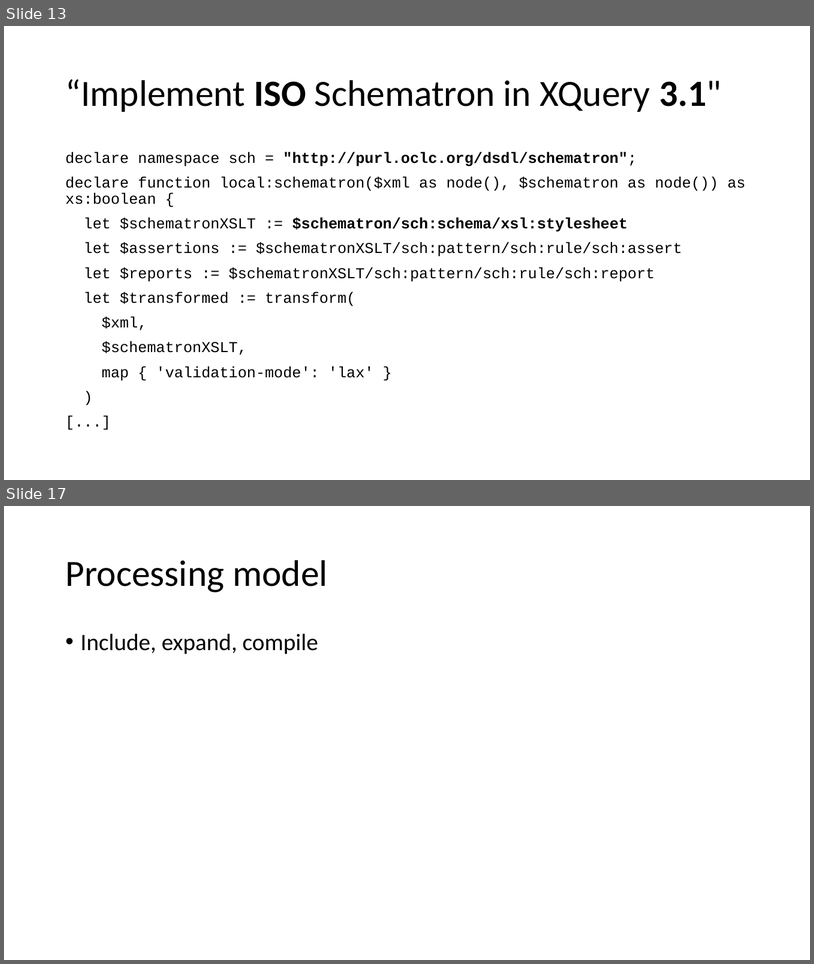
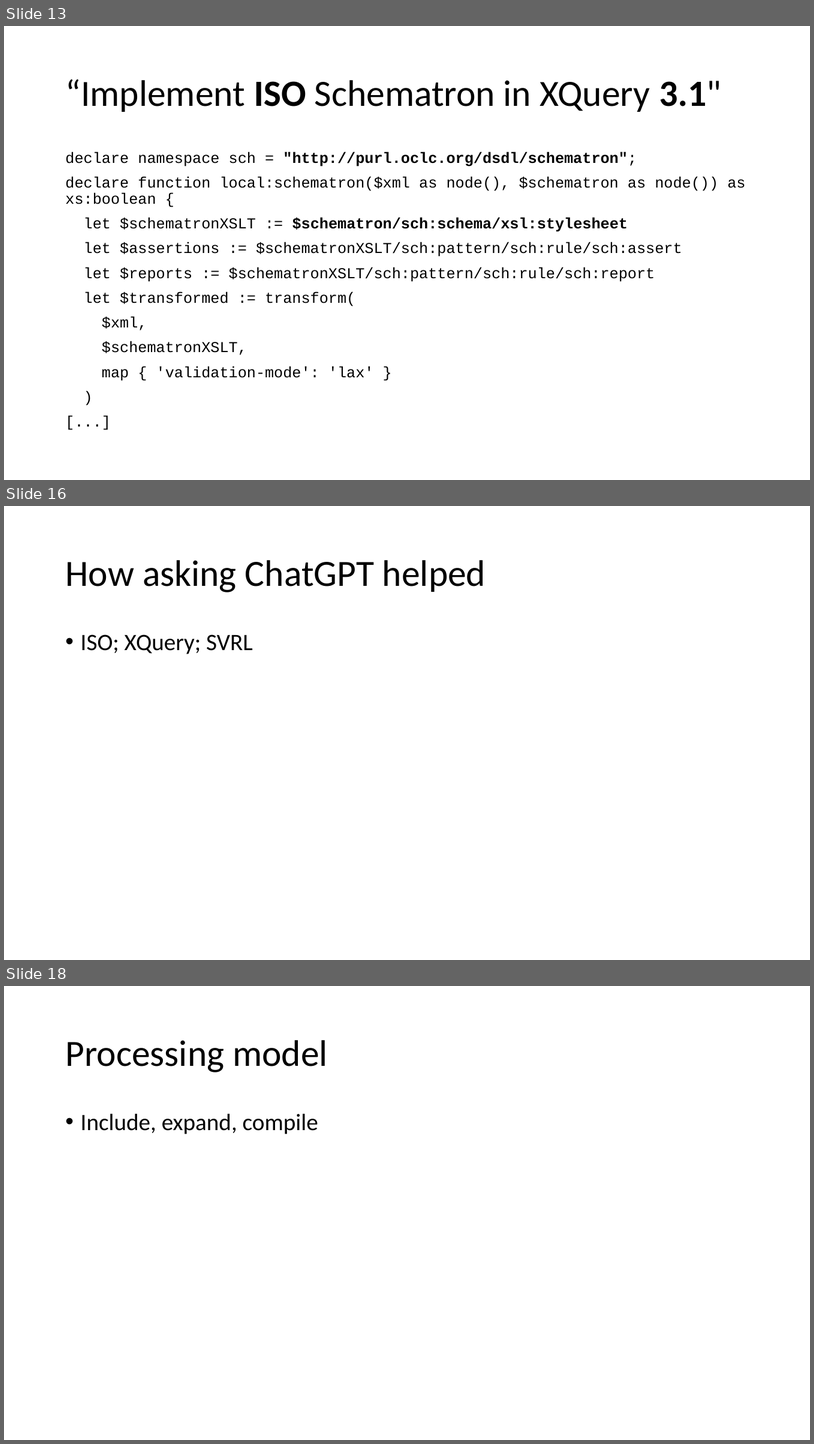
Before and after one commit to AndrewSales/XQS, a slide deck: Markup UK 2023 slides.pptx. Shown one above the other, each under a label of ours: slides 13 and 17 before the commit, slides 13, 16 and 18 after it; the slides between them are not shown. The pictures are 814x964 and 814x1444 pixels, drawn with LibreOffice and Linux fonts; fonts in the diff are those of the drawing. Boxes give left, top, right and bottom in pixels: in the first picture for what was removed or moved away, otherwise in the second. Text is boxed around its words. In the diff, an @@ line names an element or a change of style, - is before the commit and + after.

```diff
--- a/Markup UK 2023 slides.pptx
+++ b/Markup UK 2023 slides.pptx
@@ slide 16 added at (4,506,810,960), background #FFFFFF @@
@@ title added at (65,560,486,592), 44 pt, text #000000 @@
+How asking ChatGPT helped
@@ text added at (81,634,253,654), 28 pt, text #000000 @@
+• ISO; XQuery; SVRL
@@ what was slide 17 is now slide 18 @@
```
Also in this commit, not shown: 3 slides changed, 8 other files.
